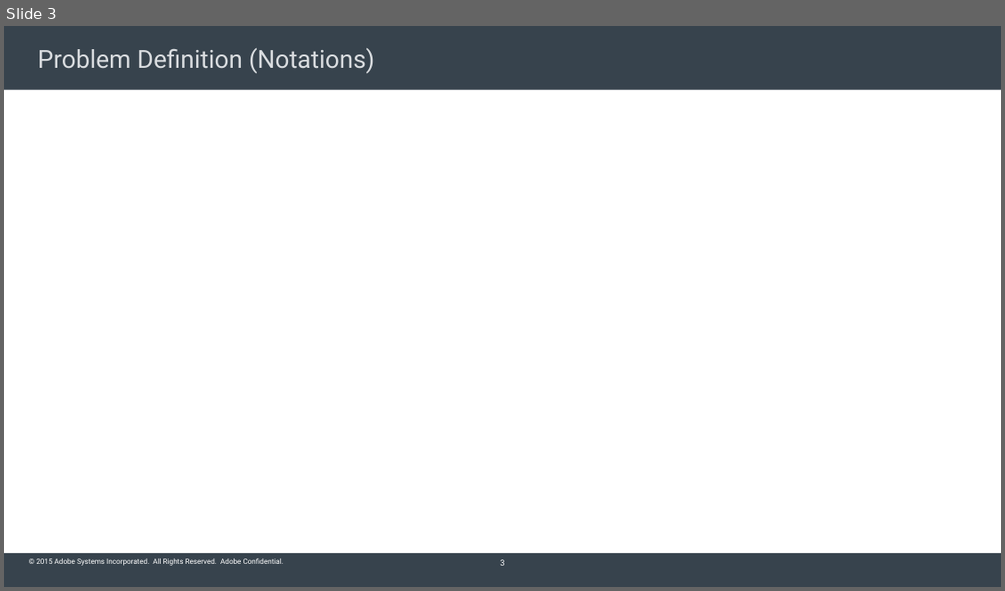
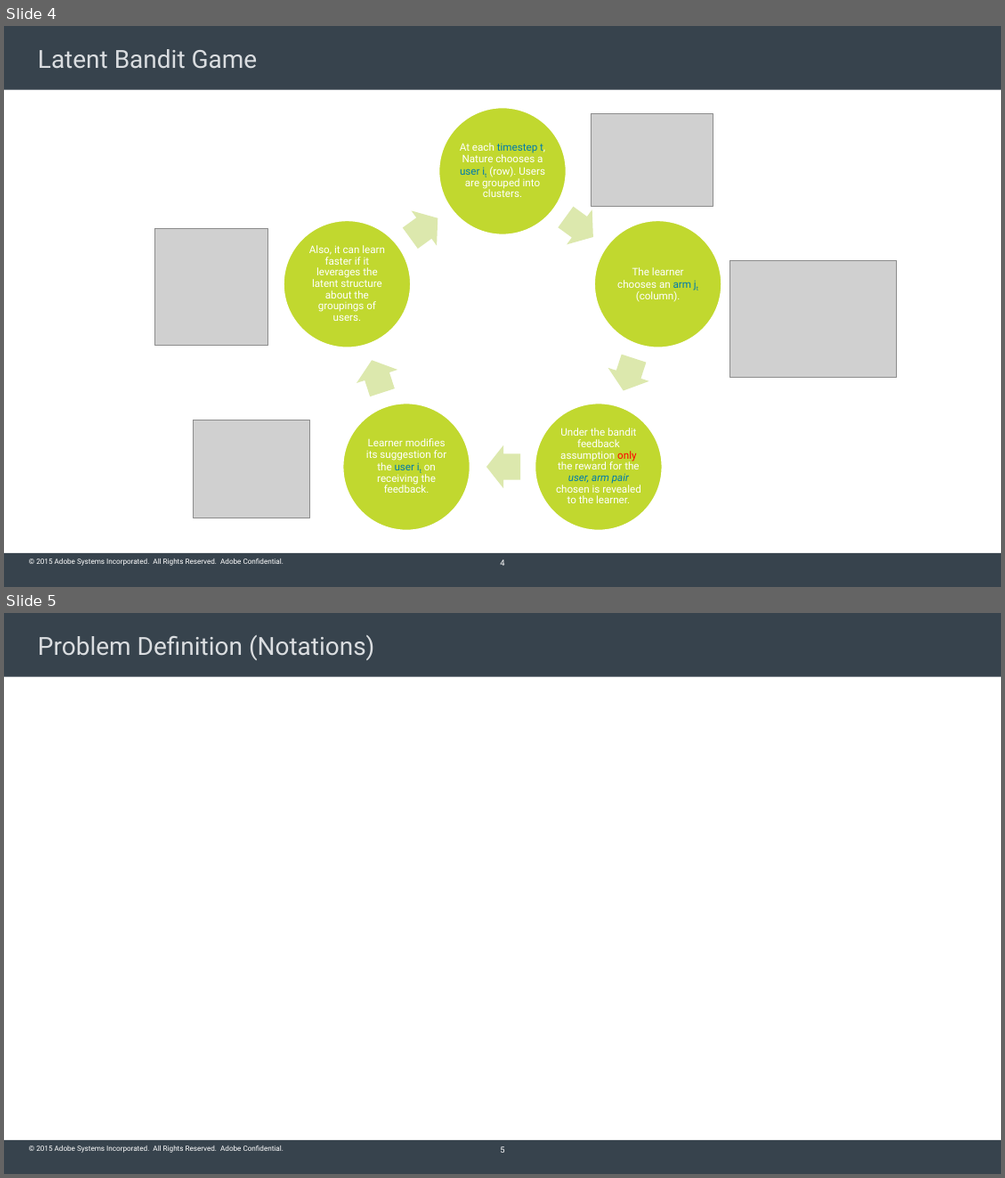
Before and after one commit to Subhojyoti/Adobe_Intern, a slide deck: Adobe PPT/Subho_Inception_talk.pptx. Shown one above the other, each under a label of ours: slide 3 before the commit, slides 4 and 5 after it. The pictures are 1005x591 and 1005x1178 pixels, drawn with LibreOffice and Linux fonts; fonts in the diff are those of the drawing; grey boxes stand for pictures; background and template pictures are left out. Boxes give left, top, right and bottom in pixels: in the first picture for what was removed or moved away, otherwise in the second. Text is boxed around its words. In the diff, an @@ line names an element or a change of style, - is before the commit and + after.

```diff
--- a/Adobe PPT/Subho_Inception_talk.pptx
+++ b/Adobe PPT/Subho_Inception_talk.pptx
@@ slide 4 added at <box>4,26,1001,587</box>, background #FFFFFF; not listed: 3 template elements that a slide beside it also shows @@
@@ title added at <box>38,49,258,69</box>, 24 pt, text #DADDE0 @@
+Latent Bandit Game
@@ picture added at <box>591,113,713,206</box> @@
@@ group added at <box>283,108,722,531</box>: 5 ellipses, 5 texts, 5 right arrows @@
+At each timestep t, Nature chooses a user it (row). Users are grouped into clusters.
+The learner chooses an arm jt (column).
+Under the bandit feedback assumption only the reward for the user, arm pair chosen is revealed to the learner.
+Learner modifies its suggestion for the user it on receiving the feedback.
+Also, it can learn faster if it leverages the latent structure about the groupings of users.
@@ picture added at <box>155,228,268,345</box> @@
@@ picture added at <box>730,260,897,378</box> @@
@@ picture added at <box>194,420,310,518</box> @@
@@ page number added at <box>500,559,504,565</box>, 8 pt, text #FFFFFF @@
+4
@@ what was slide 3 is now slide 5 @@
@@ page number at <box>500,1146,504,1152</box>: text changed @@
-3
+5
```
Also in this commit, not shown: 2 slides changed, 2 other slides added, 6 other files.
